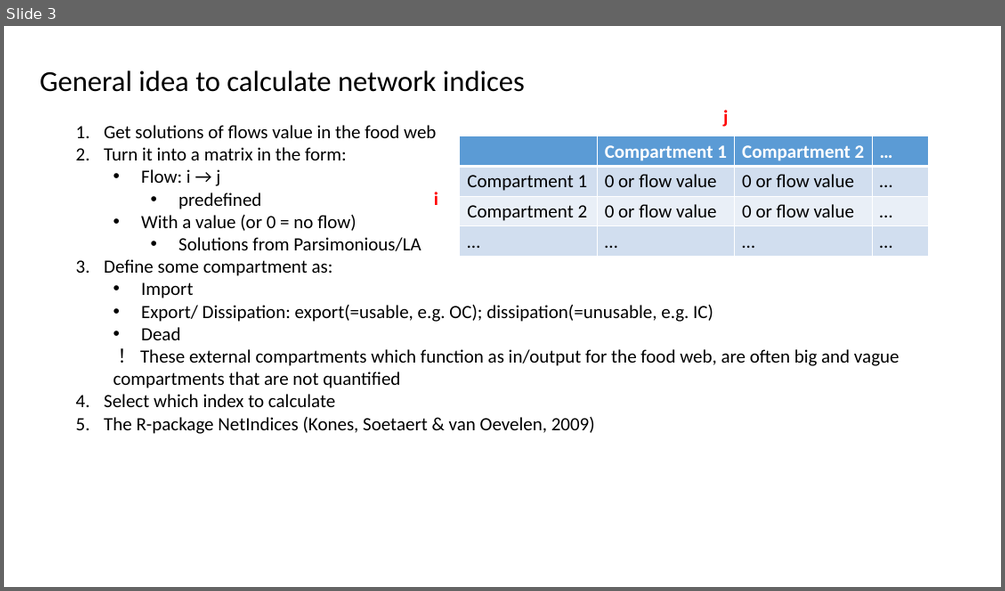
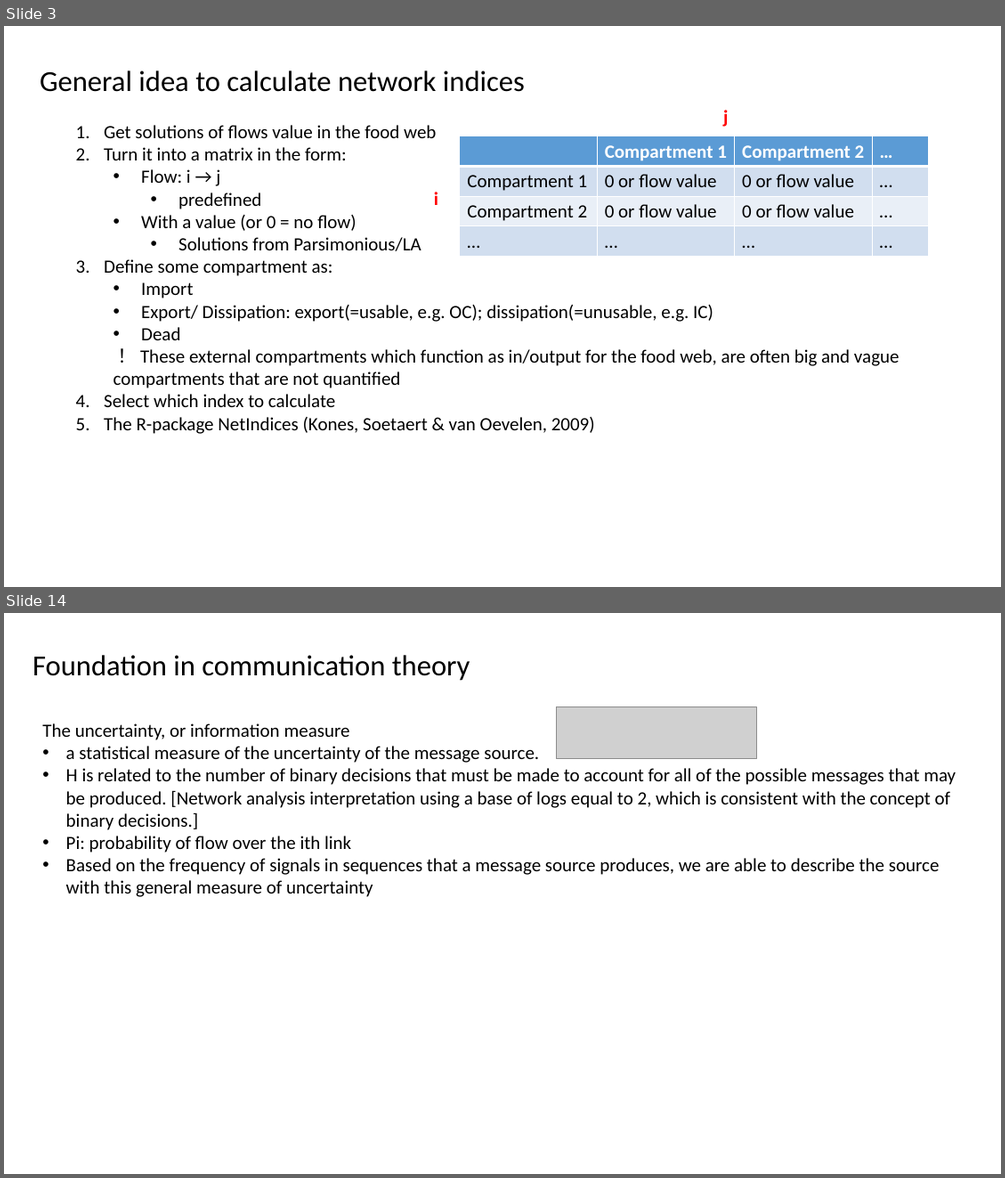
Before and after one commit to chueh1115/GPSC_data, a slide deck: context/GCfoodweb_p3.pptx. Shown one above the other, each under a label of ours: slide 3 before the commit, slides 3 and 14 after it; the slides between them are not shown. The pictures are 1005x591 and 1005x1178 pixels, drawn with LibreOffice and Linux fonts; fonts in the diff are those of the drawing; grey boxes stand for pictures. Boxes give left, top, right and bottom in pixels: in the first picture for what was removed or moved away, otherwise in the second. Text is boxed around its words. In the diff, an @@ line names an element or a change of style, - is before the commit and + after.

```diff
--- a/context/GCfoodweb_p3.pptx
+++ b/context/GCfoodweb_p3.pptx
@@ slide 14 added at [4,613,1001,1174], background #FFFFFF @@
@@ text added at [32,655,470,681], 28 pt, text #000000 @@
+Foundation in communication theory
@@ picture added at [556,707,756,759] @@
@@ text added at [42,723,955,897], 18 pt, text #000000 @@
+The uncertainty, or information measure
+• a statistical measure of the uncertainty of the message source.
+• H is related to the number of binary decisions that must be made to account for all of the possible messages that may be produced. [Network analysis interpretation using a base of logs equal to 2, which is consistent with the concept of binary decisions.]
+• Pi: probability of flow over the ith link
+• Based on the frequency of signals in sequences that a message source produces, we are able to describe the source with this general measure of uncertainty
```
Also in this commit, not shown: 7 slides changed, 6 other slides added, 14 other files.
